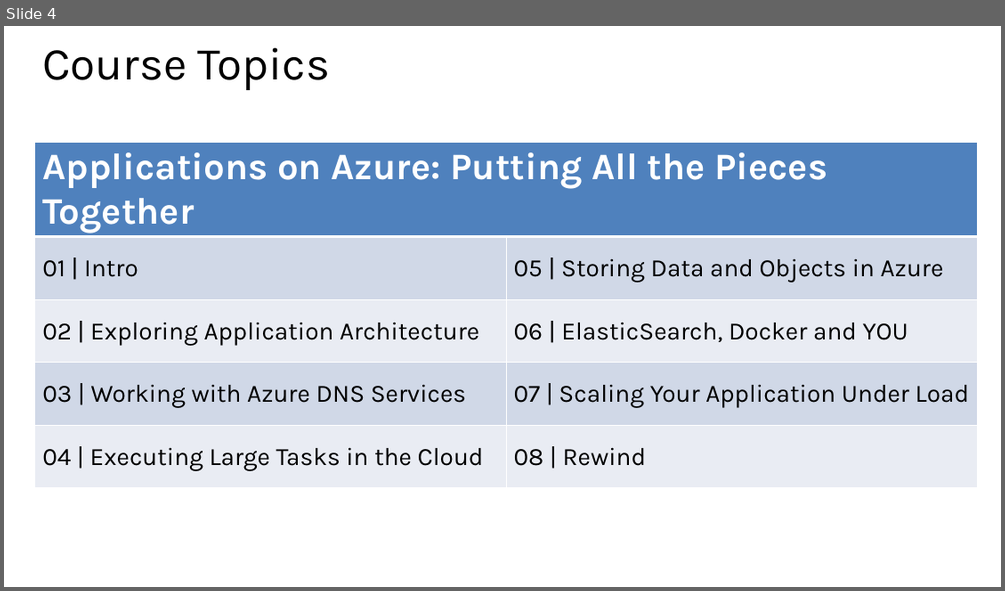
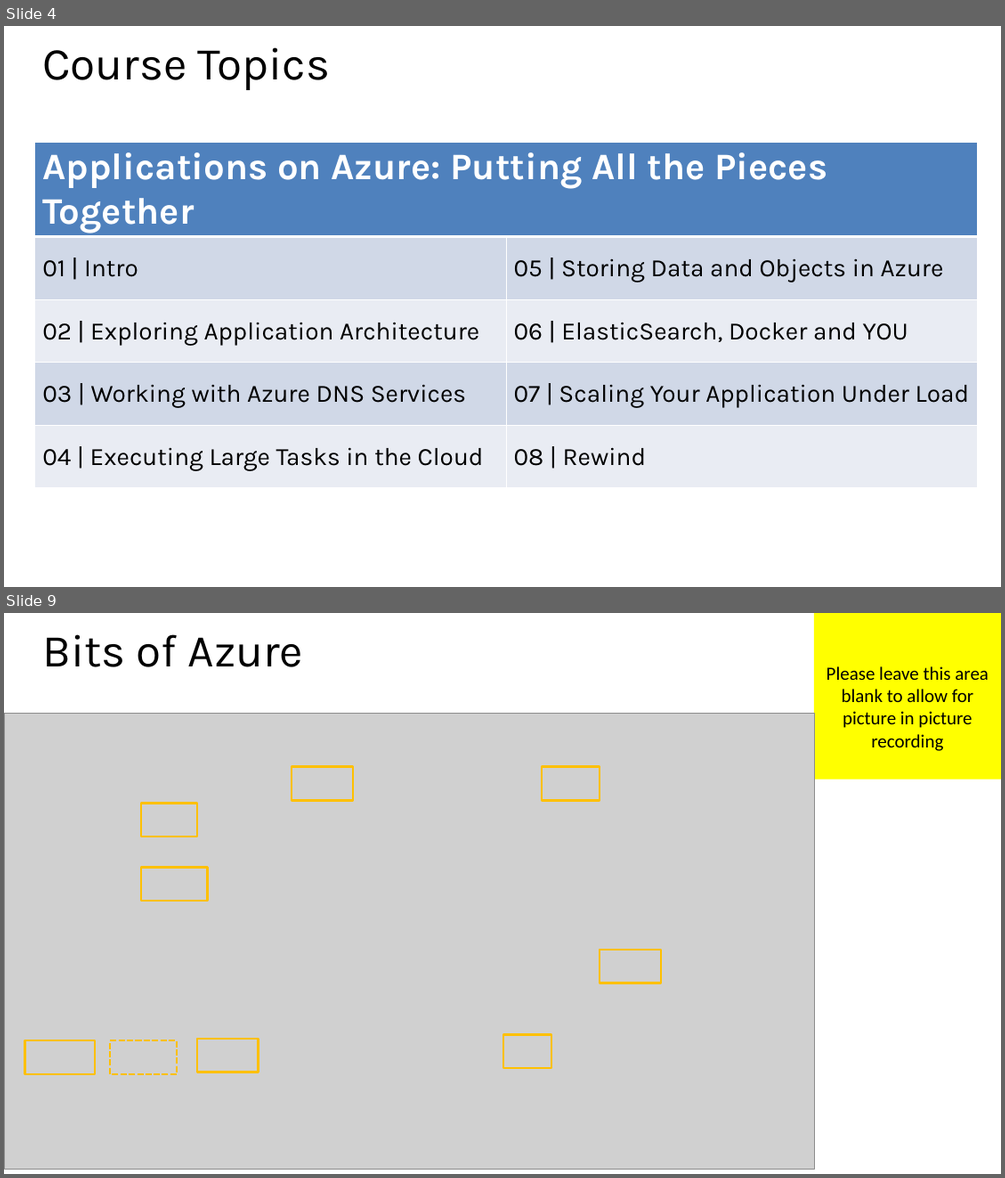
Before and after one commit to MisterJames/AzureImageProcessing, a slide deck: Presentation Materials/MVA-ApplicationsOnAzure.pptx. Shown one above the other, each under a label of ours: slide 4 before the commit, slides 4 and 9 after it; the slides between them are not shown. The pictures are 1005x591 and 1005x1178 pixels, drawn with LibreOffice and Linux fonts; fonts in the diff are those of the drawing; grey boxes stand for pictures. Boxes give left, top, right and bottom in pixels: in the first picture for what was removed or moved away, otherwise in the second. Text is boxed around its words. In the diff, an @@ line names an element or a change of style, - is before the commit and + after.

```diff
--- a/Presentation Materials/MVA-ApplicationsOnAzure.pptx
+++ b/Presentation Materials/MVA-ApplicationsOnAzure.pptx
@@ slide 9 added at <box>4,613,1001,1174</box>, background #FFFFFF @@
@@ title added at <box>42,634,304,667</box>, 44 pt, text #000000 @@
+Bits of Azure
@@ rectangle added at <box>814,613,1001,779</box>, fill #FFFF00, 18 pt, text #000000 @@
+Please leave this area blank to allow for picture in picture recording
@@ picture added at <box>4,714,814,1168</box> @@
@@ rectangle added at <box>291,767,353,801</box>, outline #FFC000 2 pt @@
@@ rectangle added at <box>542,767,600,801</box>, outline #FFC000 2 pt @@
@@ rectangle added at <box>141,803,197,836</box>, outline #FFC000 2 pt @@
@@ rectangle added at <box>141,868,208,900</box>, outline #FFC000 2 pt @@
@@ rectangle added at <box>600,949,662,983</box>, outline #FFC000 2 pt @@
@@ rectangle added at <box>197,1038,259,1072</box>, outline #FFC000 2 pt @@
@@ rectangle added at <box>503,1035,551,1069</box>, outline #FFC000 2 pt @@
@@ rectangle added at <box>25,1041,96,1074</box>, outline #FFC000 2 pt @@
@@ rectangle added at <box>110,1041,177,1074</box>, outline #FFC000 2 pt dashed @@
```
Also in this commit, not shown: 6 slides changed, 1 other slide added, 2 slides removed, 2 other files.
